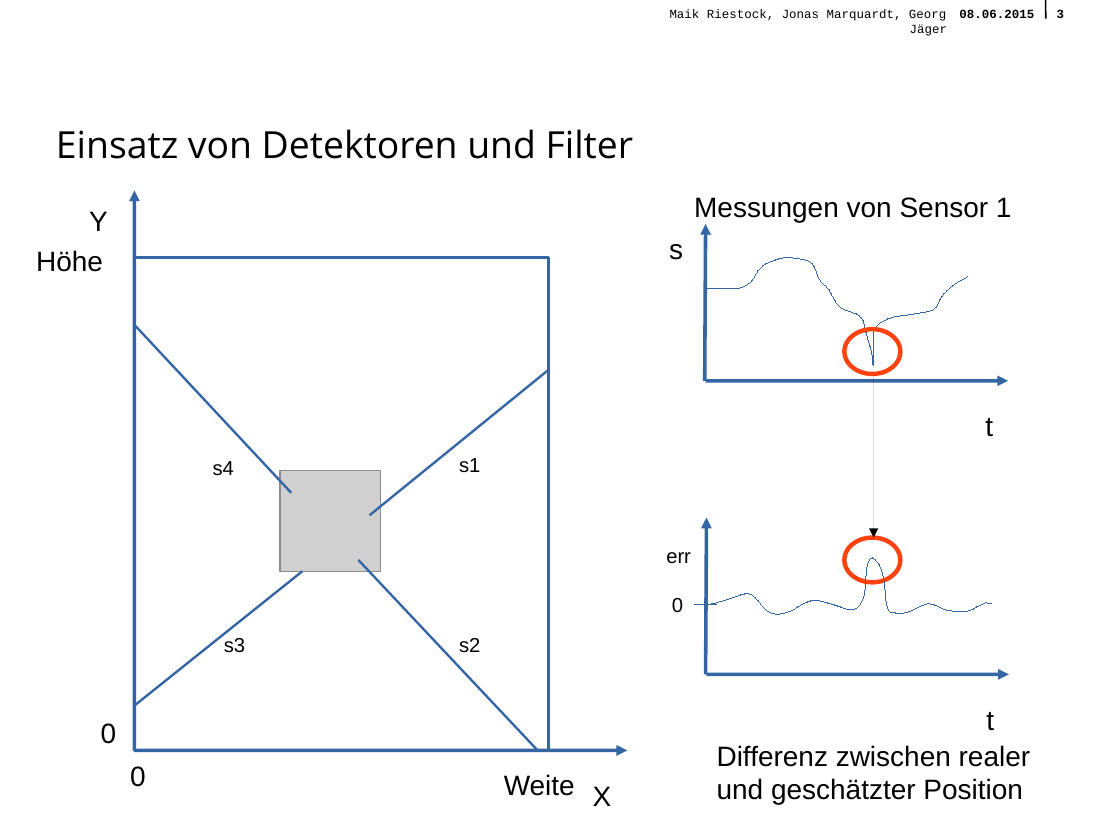
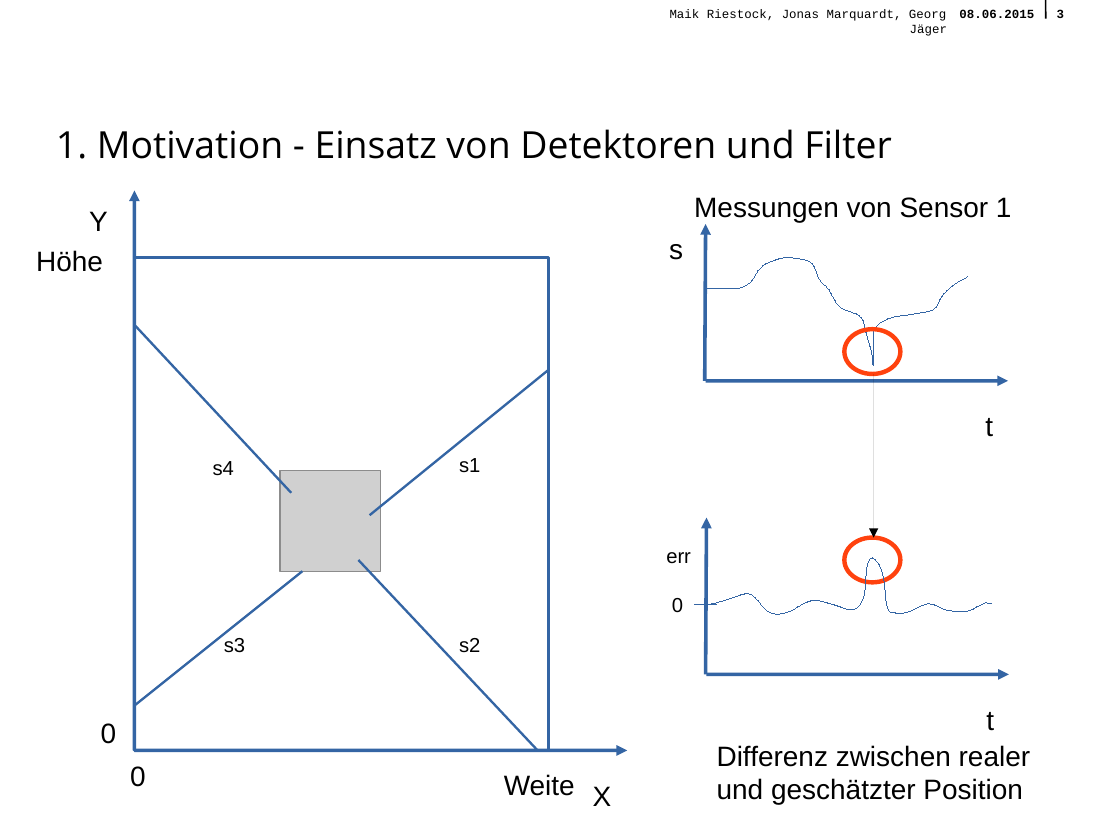
Before and after one commit to querquer/faultframework, a slide deck: slide 3 of Presentation/FinalePraesentationFramework.odp. Drawn at 1120x840 pixels with LibreOffice and Linux fonts; fonts in the diff are those of the drawing; grey boxes stand for pictures; background and template pictures are left out. Boxes give left, top, right and bottom in pixels: in the first picture for what was removed or moved away, otherwise in the second. Text is boxed around its words. In the diff, an @@ line names an element or a change of style, - is before the commit and + after.

```diff
--- a/Presentation/FinalePraesentationFramework.odp
+++ b/Presentation/FinalePraesentationFramework.odp
@@ text at (x1=56, y1=129, x2=891, y2=159): text changed @@
-Einsatz von Detektoren und Filter
+1. Motivation - Einsatz von Detektoren und Filter
```
Also in this commit, not shown: 11 other slides changed.
